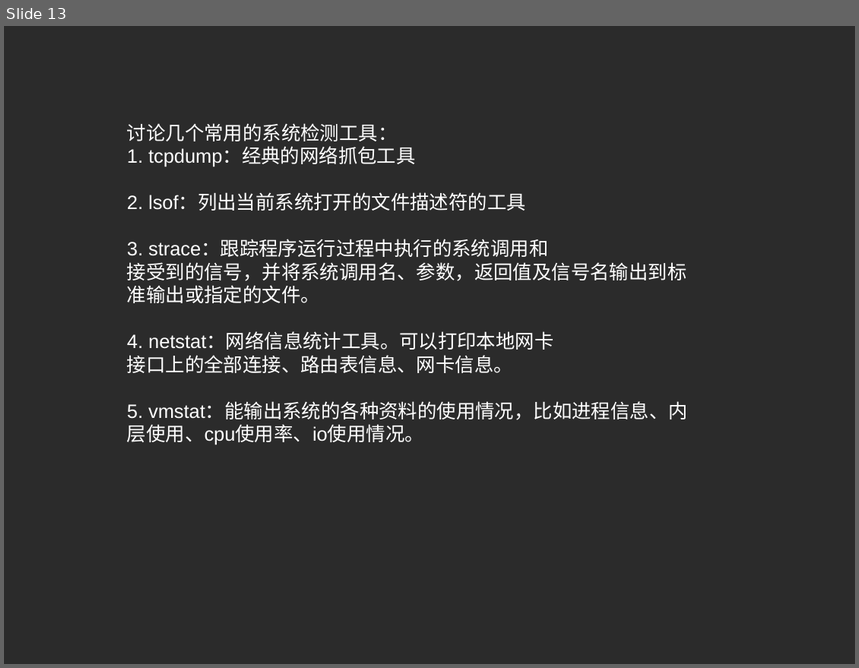
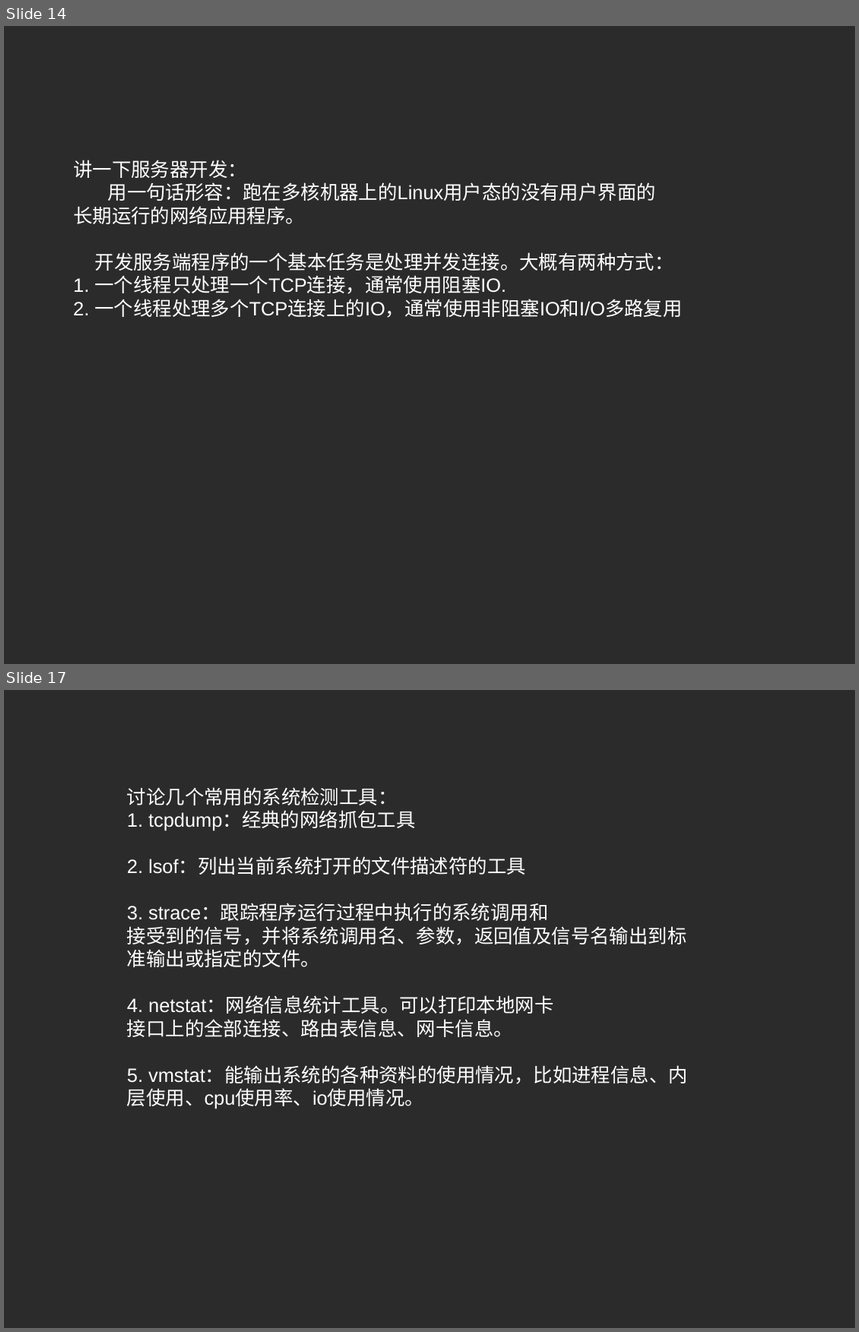
Before and after one commit to zhouhuamin/testmastergit-2018-07, a slide deck: c-network-programming-pptx.pptx. Shown one above the other, each under a label of ours: slide 13 before the commit, slides 14 and 17 after it; the slides between them are not shown. The pictures are 859x668 and 859x1332 pixels, drawn with LibreOffice and Linux fonts; fonts in the diff are those of the drawing; background and template pictures are left out; a plain dark background stands for a picture behind light text. Boxes give left, top, right and bottom in pixels: in the first picture for what was removed or moved away, otherwise in the second. Text is boxed around its words. In the diff, an @@ line names an element or a change of style, - is before the commit and + after.

```diff
--- a/c-network-programming-pptx.pptx
+++ b/c-network-programming-pptx.pptx
@@ slide 14 added at (x1=4, y1=26, x2=855, y2=664), background picture (left out) @@
@@ text added at (x1=73, y1=160, x2=682, y2=318), 18 pt, text #FFFFFF @@
+讲一下服务器开发：
+用一句话形容：跑在多核机器上的Linux用户态的没有用户界面的
+长期运行的网络应用程序。
+开发服务端程序的一个基本任务是处理并发连接。大概有两种方式：
+1. 一个线程只处理一个TCP连接，通常使用阻塞IO.
+2. 一个线程处理多个TCP连接上的IO，通常使用非阻塞IO和I/O多路复用
@@ what was slide 13 is now slide 17 @@
```
Also in this commit, not shown: 3 slides changed, 4 other slides added, 3 slides removed.
